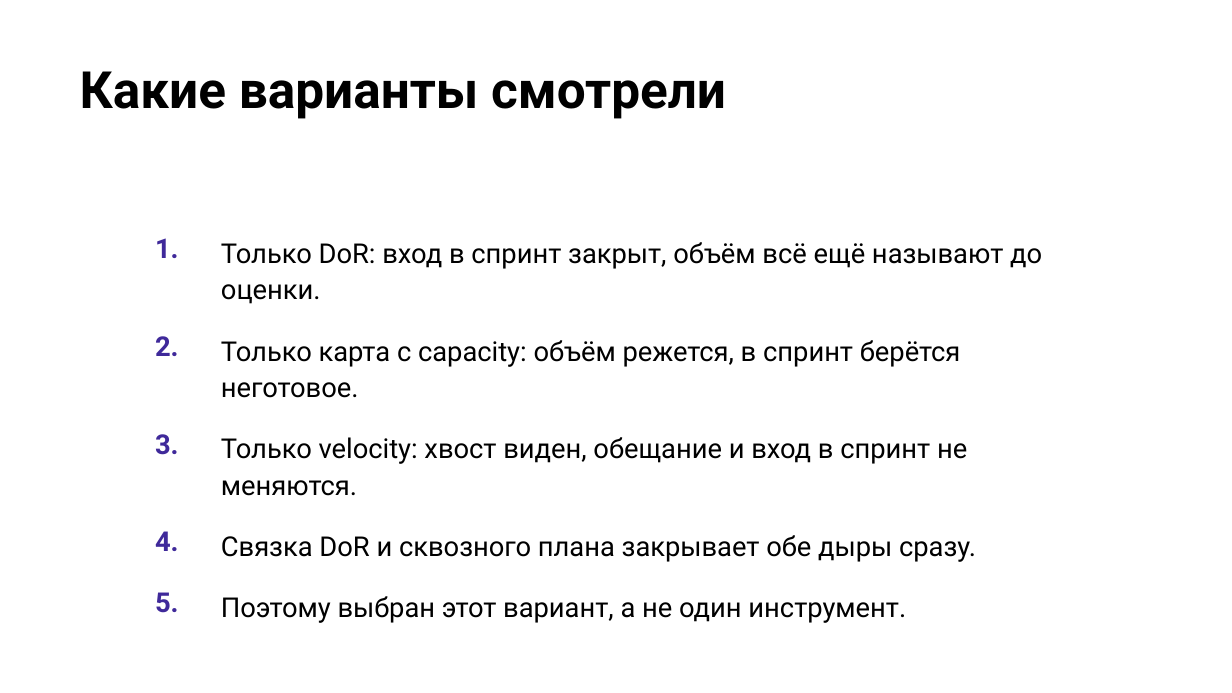
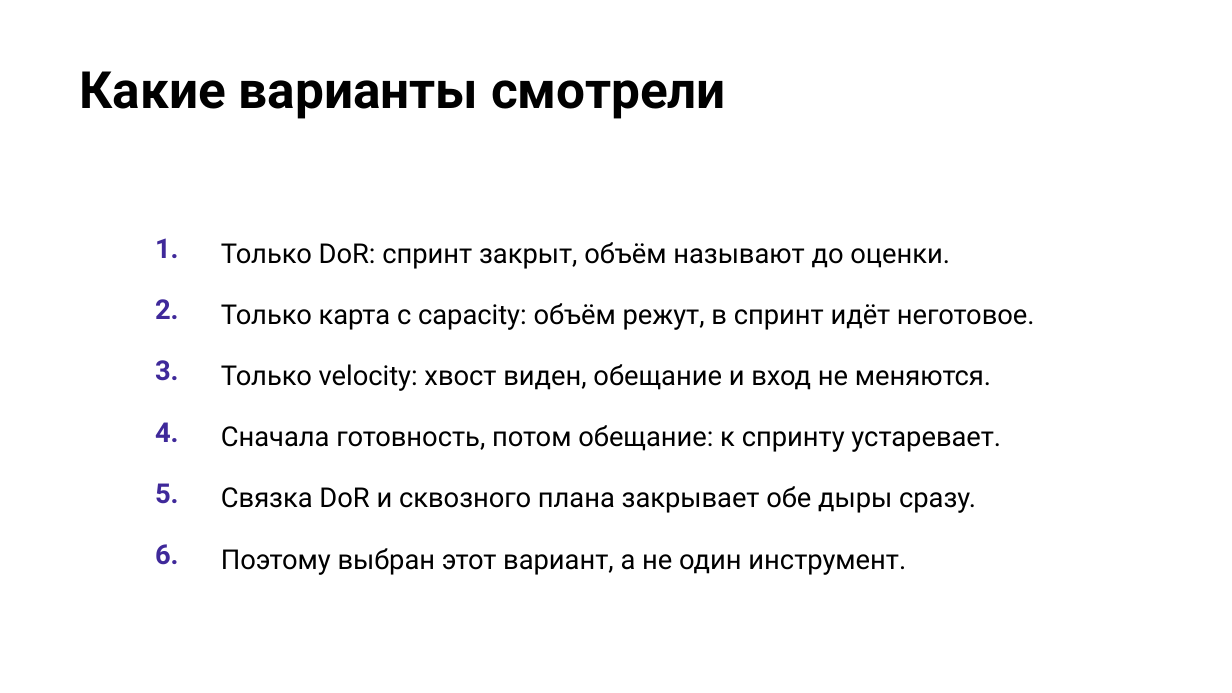
Before and after one commit to camelot270/otus_work, a slide deck: slide 11 of docs/Защита проекта. Петров Н.И..pptx. Drawn at 1232x693 pixels with LibreOffice and Linux fonts; fonts in the diff are those of the drawing; background and template pictures are left out. Boxes give left, top, right and bottom in pixels: in the first picture for what was removed or moved away, otherwise in the second. Text is boxed around its words. In the diff, an @@ line names an element or a change of style, - is before the commit and + after.

```diff
--- a/docs/Защита проекта. Петров Н.И..pptx
+++ b/docs/Защита проекта. Петров Н.И..pptx
@@ table at [128, 221, 1104, 579] @@
-row 1: 1. | Только DoR: вход в спринт закрыт, объём всё ещё называют до оценки.
-row 2: 2. | Только карта с capacity: объём режется, в спринт берётся неготовое.
-row 3: 3. | Только velocity: хвост виден, обещание и вход в спринт не меняются.
-row 4: 4. | Связка DoR и сквозного плана закрывает обе дыры сразу.
-row 5: 5. | Поэтому выбран этот вариант, а не один инструмент.
+row 1: 1. | Только DoR: спринт закрыт, объём называют до оценки.
+row 2: 2. | Только карта с capacity: объём режут, в спринт идёт неготовое.
+row 3: 3. | Только velocity: хвост виден, обещание и вход не меняются.
+row 4: 4. | Сначала готовность, потом обещание: к спринту устаревает.
+row 5: 5. | Связка DoR и сквозного плана закрывает обе дыры сразу.
+row 6: 6. | Поэтому выбран этот вариант, а не один инструмент.
```
